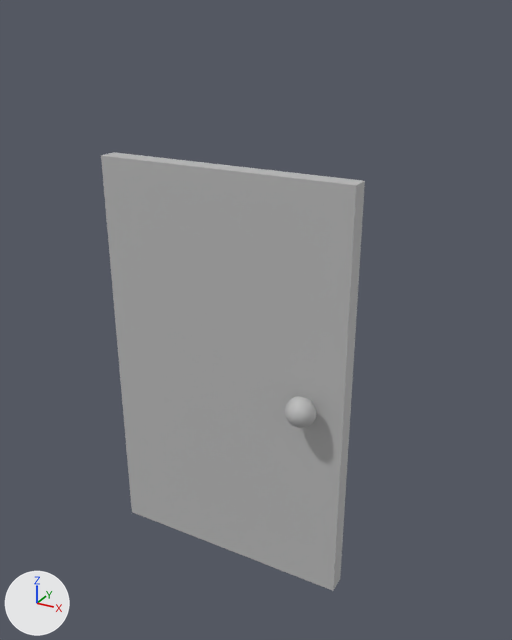
An edit to the FBX model Assets/Props/Door.fbx, drawn before and after from the same camera.
Camera for both pictures: a camera (50 mm lens) standing at (0.425, -0.705, 0.709) and looking at (0.029, 0.013, 0.349). The axes (+X, +Y, +Z) are drawn at lower left. The lights are the same throughout. Where no turn or scale is listed for an object, it has been applied to the vertices.

The scene before the commit, as lines of its bpy script (objects in view):
```python
me_mesh = bpy.data.meshes.new('Mesh')
me_mesh.from_pydata(...)  # 289 vertices, 286 faces; spans x -0.167..0.167, y -0.062..0.0, z 0.0..0.543
me_mesh.materials.append(mat_lambert1)  # grey #bcbcbc
ob_psphere2 = bpy.data.objects.new('pSphere2', me_mesh)
ob_psphere2.location = (0.0, 0.0, 0.0)
```
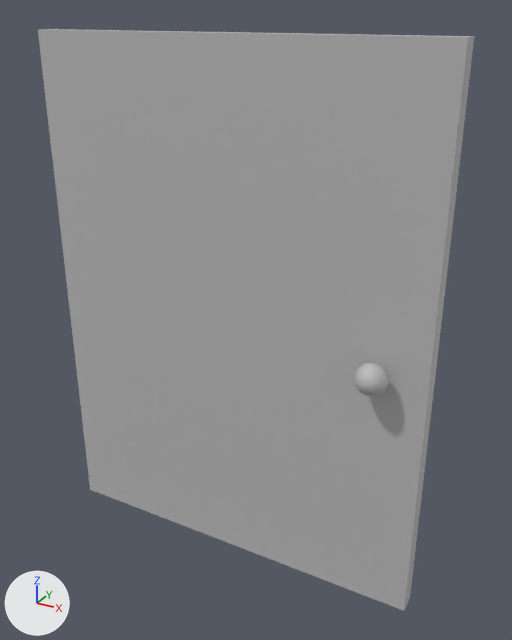
Commit message: Update the door

Location of each change, (x1, y1, x2, y2) in pixels of the pictures (512 x 640 px; the box of a moved part takes in the faces that stretch with it):
```json
{"object": "pSphere2", "change": "reshaped", "before": [101, 152, 365, 591], "after": [38, 29, 474, 611], "on screen": "65% wider, 32% taller"}
{"part": 1, "of": "me_mesh", "change": "moved or reshaped", "before": [285, 396, 317, 428], "after": [354, 363, 388, 396]}
{"part": 2, "of": "me_mesh", "change": "added", "after": [38, 29, 474, 611]}
{"part": 3, "of": "me_mesh", "change": "deleted", "before": [101, 152, 365, 591]}
```

Edits to the scene script, one JSON object a line:
```json
{"block": "me_mesh", "where": "me_mesh.from_pydata(...)  # 289 vertices, 286 faces; spans x -0.167..0.167, y -0.062..0.0, z 0.0..0.543"}
{"block": "me_mesh", "where": "# used by ob_psphere2; location = (0.0, 0.0, 0.0)"}
{"block": "me_mesh", "change": "me_mesh part 1: the loose piece of 281 vertices spanning x 0.102..0.14, y -0.062..-0.024, z 0.252..0.291 is moved by (0.079, 0.012, 0.059)"}
{"block": "me_mesh", "change": "me_mesh part 2: a new loose piece, a box spanning x -0.261..0.261, y -0.012..0.012, z 0.0..0.685, in mat_lambert1 (grey #bcbcbc)"}
{"block": "me_mesh", "change": "me_mesh part 3: the loose piece of 8 vertices spanning x -0.167..0.167, y -0.024..0.0, z 0.0..0.543 is deleted"}
```
